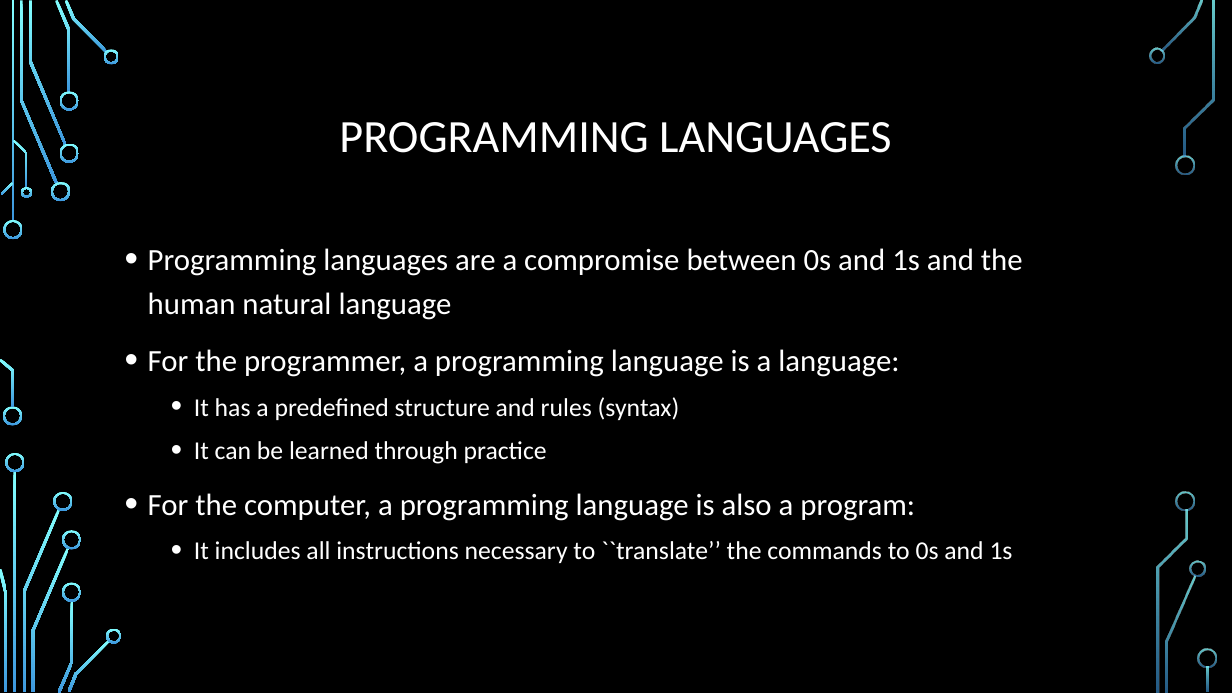
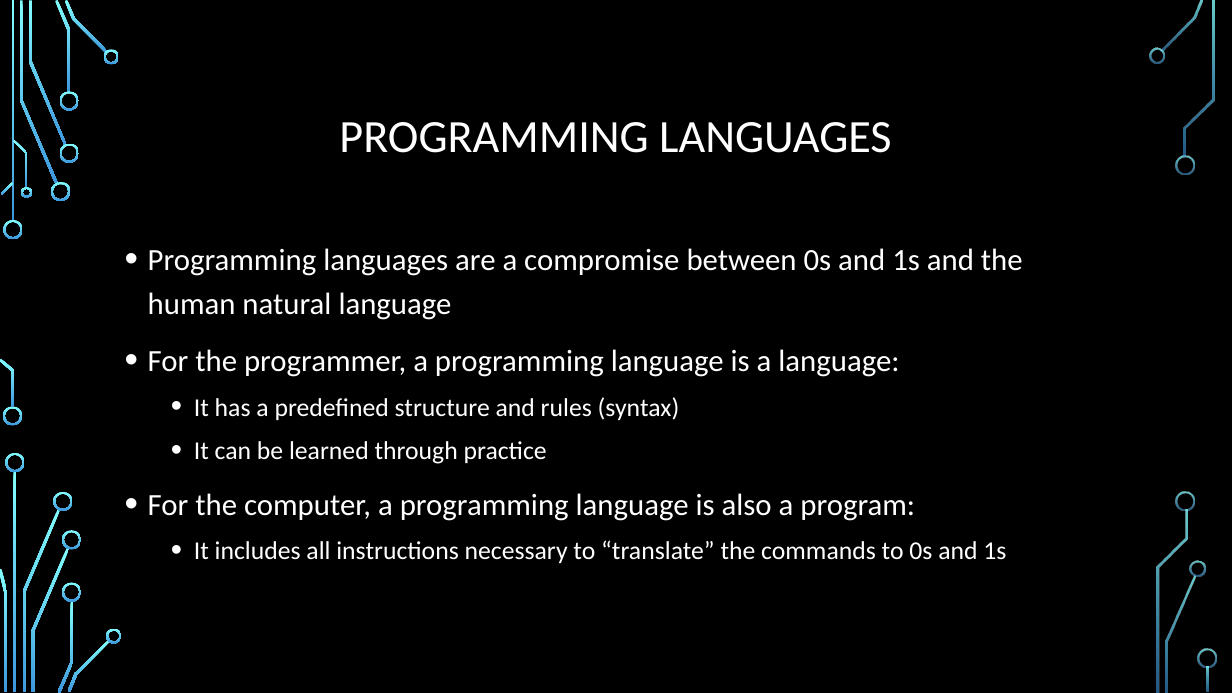
Before and after one commit to venelink/python_course, a slide deck: slide 13 of Slides/01_Introduction.pptx. Drawn at 1232x693 pixels with LibreOffice and Linux fonts; fonts in the diff are those of the drawing; background and template pictures are left out. Boxes give left, top, right and bottom in pixels: in the first picture for what was removed or moved away, otherwise in the second. Text is boxed around its words. In the diff, an @@ line names an element or a change of style, - is before the commit and + after.

```diff
--- a/Slides/01_Introduction.pptx
+++ b/Slides/01_Introduction.pptx
@@ text at box(194, 540, 1006, 563): text changed @@
-  • It includes all instructions necessary to ``translate’’ the commands to 0s and 1s
+  • It includes all instructions necessary to “translate” the commands to 0s and 1s
```
Also in this commit, not shown: 6 other slides changed.
